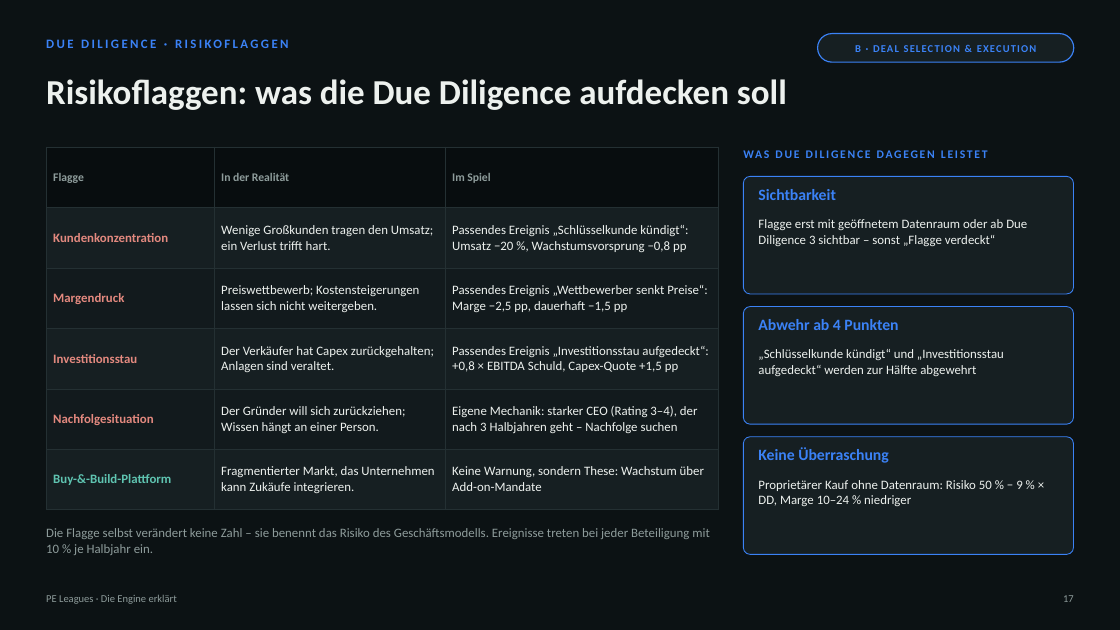
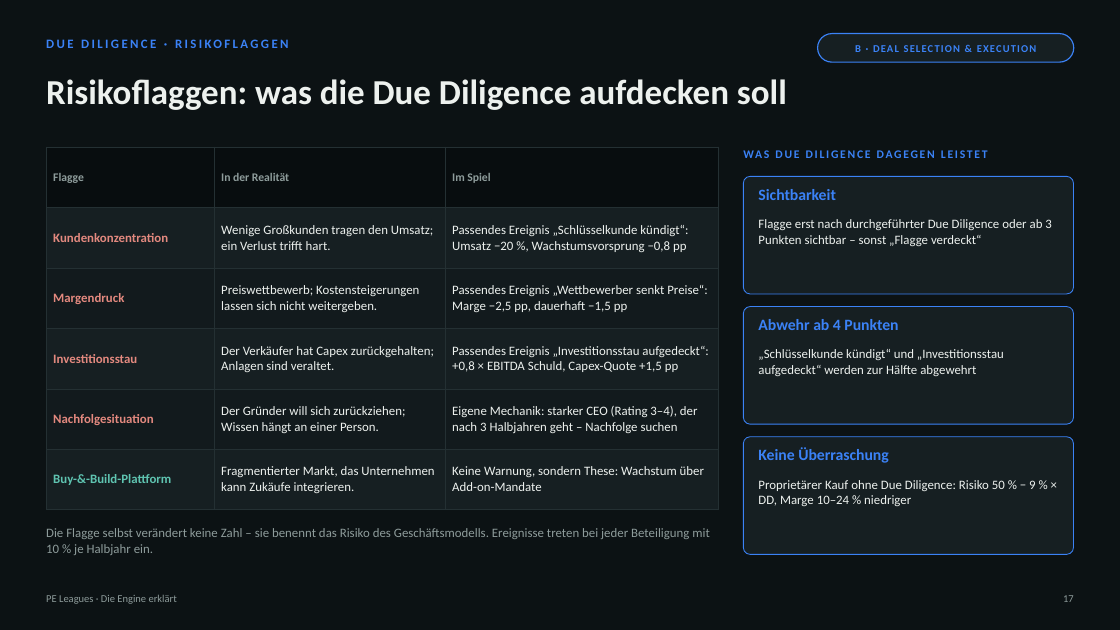
Before and after one commit to thematicum-dev/pe-leagues, a slide deck: slide 17 of docs/lehrmaterial/PE-Leagues_Engine-erklaert.pptx. Drawn at 1120x630 pixels with LibreOffice and Linux fonts; fonts in the diff are those of the drawing. Boxes give left, top, right and bottom in pixels: in the first picture for what was removed or moved away, otherwise in the second. Text is boxed around its words. In the diff, an @@ line names an element or a change of style, - is before the commit and + after.

```diff
--- a/docs/lehrmaterial/PE-Leagues_Engine-erklaert.pptx
+++ b/docs/lehrmaterial/PE-Leagues_Engine-erklaert.pptx
@@ text at (x1=758, y1=219, x2=1051, y2=246): text changed @@
-Flagge erst mit geöffnetem Datenraum oder ab Due Diligence 3 sichtbar – sonst „Flagge verdeckt“
+Flagge erst nach durchgeführter Due Diligence oder ab 3 Punkten sichtbar – sonst „Flagge verdeckt“
@@ text at (x1=758, y1=480, x2=1035, y2=506): text changed @@
-Proprietärer Kauf ohne Datenraum: Risiko 50 % − 9 % × DD, Marge 10–24 % niedriger
+Proprietärer Kauf ohne Due Diligence: Risiko 50 % − 9 % × DD, Marge 10–24 % niedriger
```
Also in this commit, not shown: 34 other slides changed, 2 slides added, 1 slide removed, 2 other files.
